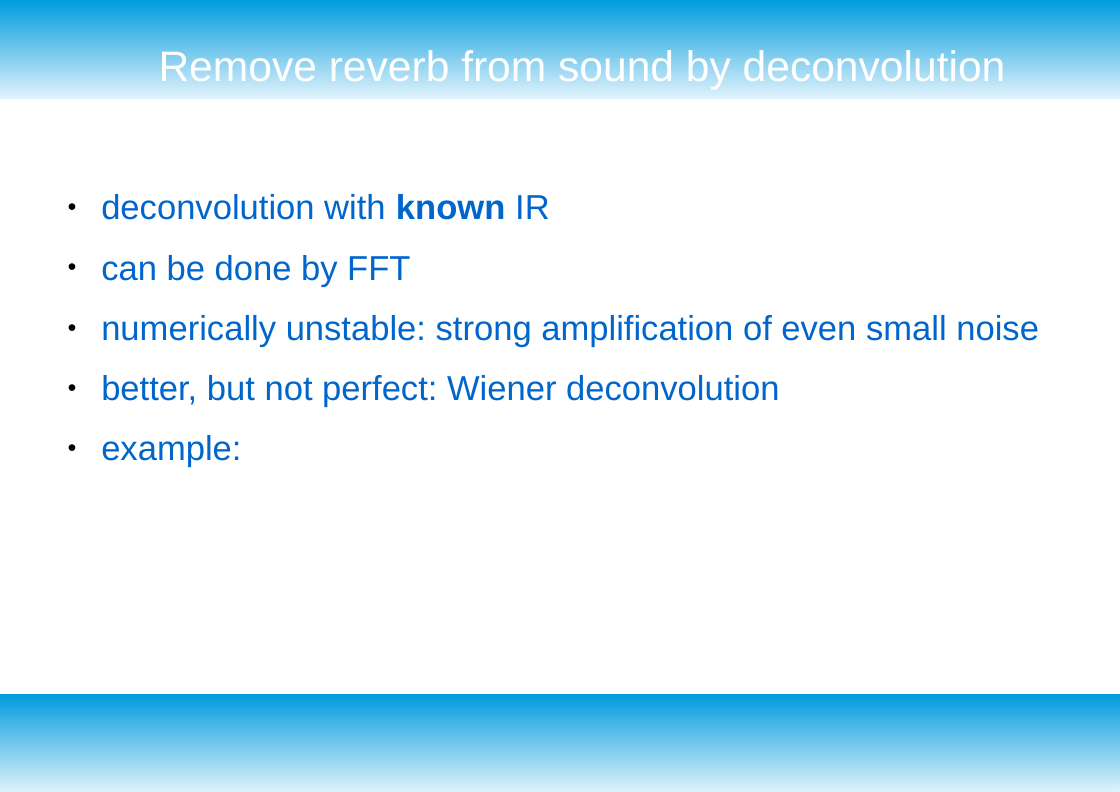
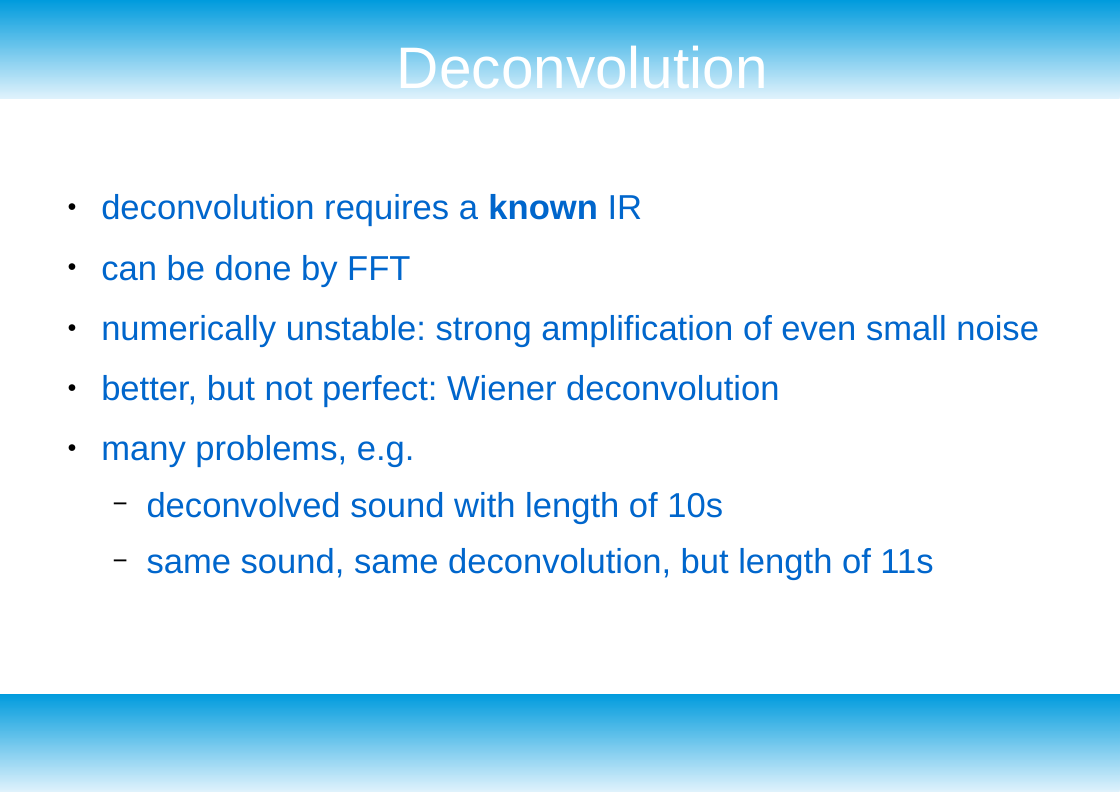
Before and after one commit to jakobatgithub/unreverb, a slide deck: slide 7 of project_presentation.odp. Drawn at 1120x792 pixels with LibreOffice and Linux fonts; fonts in the diff are those of the drawing. Boxes give left, top, right and bottom in pixels: in the first picture for what was removed or moved away, otherwise in the second. Text is boxed around its words. In the diff, an @@ line names an element or a change of style, - is before the commit and + after.

```diff
--- a/project_presentation.odp
+++ b/project_presentation.odp
@@ title at (397, 41, 768, 98): text changed; size 32 to 44 pt @@
-Remove reverb from sound by deconvolution
+Deconvolution
@@ text at (101, 194, 643, 227): text changed @@
-● deconvolution with known IR
+● deconvolution requires a known IR
@@ text at (101, 435, 933, 580): text changed @@
-● example:
+● many problems, e.g.
+  − deconvolved sound with length of 10s
+  − same sound, same deconvolution, but length of 11s
```
Also in this commit, not shown: 2 other slides changed, 8 slides added, 1 slide removed, 2 other files.
